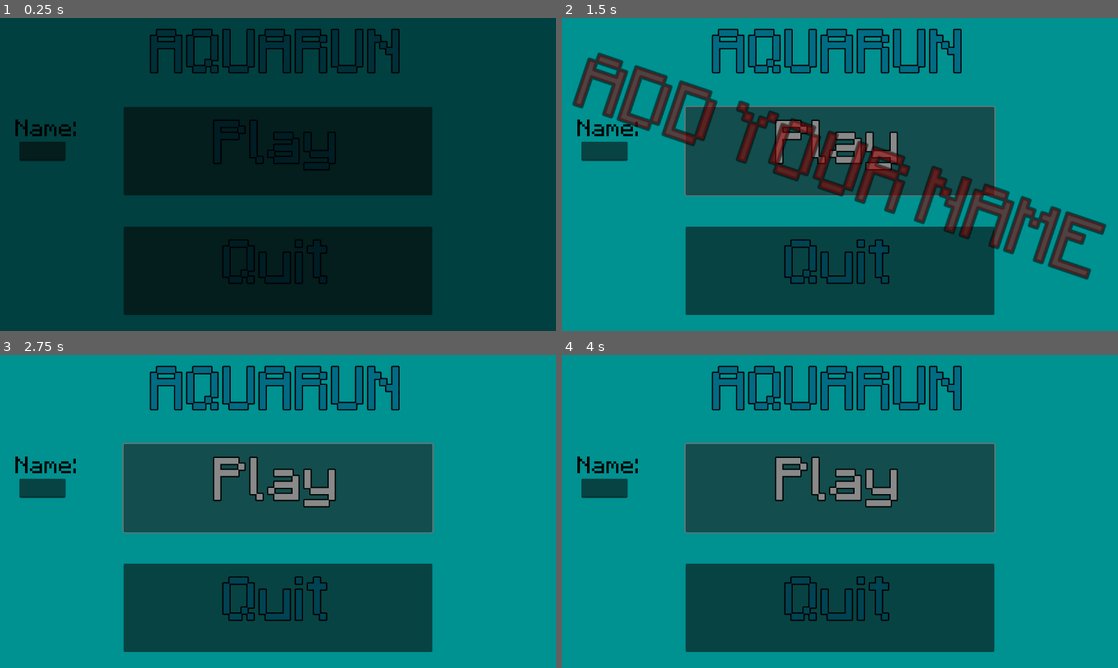
Above: before the commit, frames 1-4 (two rows, left to right).
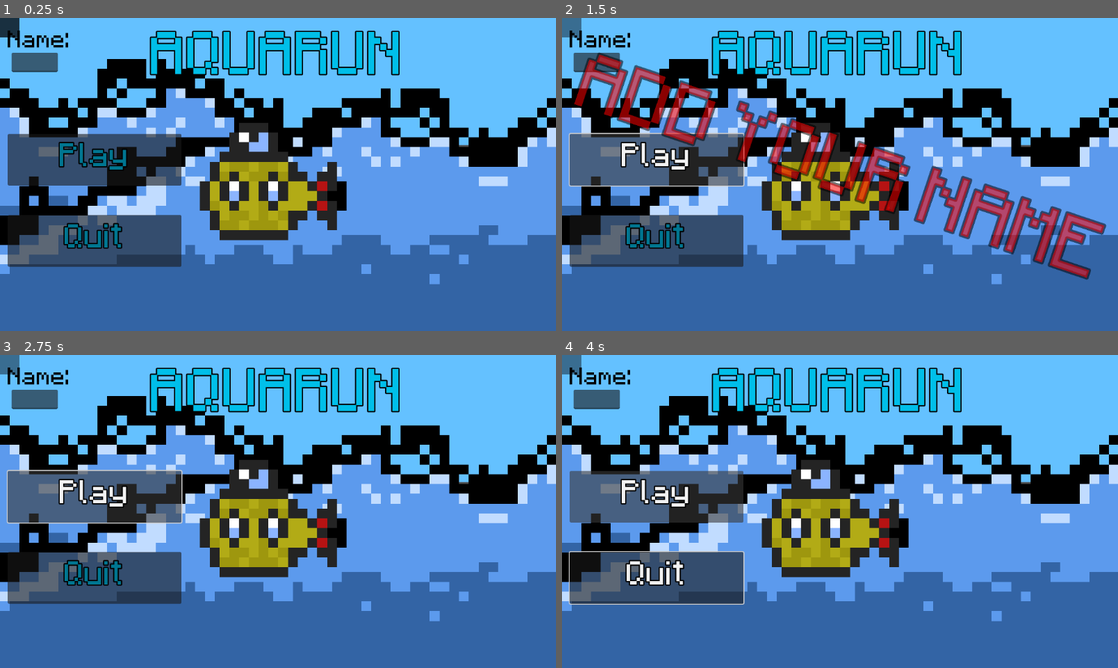
Above: after the commit, the same moments.

Repository: johntheman54321/Pixel-Game-Jam-2024
Game: Godot game, scene res://Scenes/main_menu/main_menu.tscn
The game is run twice, just before and just after one commit, with the same random seed, the same clock (stepped at 60 frames per second) and the same inputs.
Inputs:
- Up to frame 1 (0.25 s): no input
- Up to frame 2 (1.5 s): click "Play" at 0.5 s; click "Play" at 1.25 s
- Up to frame 3 (2.75 s): hold Right (ui_right) from 2.03 s (still down); hold R from 2.03 s (still down)
- Up to frame 4 (4 s): release Right (ui_right) at 2.78 s; release R at 2.78 s; hold Down (ui_down) 2.78-3.53 s; tap R at 2.85 s; hold Right (ui_right) from 3.53 s (still down); hold R from 3.53 s (still down)

The runs differ from the first frame. In frame 1, 98% of the frame differs, in the area x 0-100%, y 0-100%; in frame 2, 99%; in frame 3, 99%; in frame 4, 99%.

Commit message:
Finished parallax effect on main menu and changed a few animations and backgrounds

Diff:
--- a/Scenes/main_menu/main_menu.gd
+++ b/Scenes/main_menu/main_menu.gd
@@ -3,7 +3,7 @@
 var button_pressed = false
 
 func _ready():
-	$CanvasLayer/Label/LineEdit.text = Global.player_name
+	$CanvasLayer/AnimationContainer/Name/LineEdit.text = Global.player_name
 	$AnimationPlayer.play("Fade In")
 
 
@@ -12,12 +12,13 @@
 
 
 func _on_play_pressed():
-	if $CanvasLayer/Label/LineEdit.text != "" :
-		Global.player_name = $CanvasLayer/Label/LineEdit.text
+	print($CanvasLayer/AnimationContainer/Name/LineEdit.text)
+	if $CanvasLayer/AnimationContainer/Name/LineEdit.text != "" :
+		Global.player_name = $CanvasLayer/AnimationContainer/Name/LineEdit.text
 		if button_pressed == false:
 			$AnimationPlayer.play("Fade Out")
 		button_pressed = true
-		await get_tree().create_timer(1).timeout
+		await get_tree().create_timer($AnimationPlayer.current_animation_length).timeout
 		RenderingServer.set_default_clear_color(Color(0,0,0))
 		get_tree().change_scene_to_file("res://Scenes/map_selection/map_selection.tscn")
 	else:
@@ -26,6 +27,6 @@
 
 func _on_quit_pressed():
 	$AnimationPlayer.play("Fade Out")
-	await get_tree().create_timer(2).timeout
+	await get_tree().create_timer($AnimationPlayer.current_animation_length).timeout
 	button_pressed = true
 	get_tree().quit()
--- a/Scenes/main_menu/main_menu.tscn
+++ b/Scenes/main_menu/main_menu.tscn
@@ -1,14 +1,18 @@
-[gd_scene load_steps=8 format=3 uid="uid://s8bm2krcjn1b"]
+[gd_scene load_steps=12 format=3 uid="uid://s8bm2krcjn1b"]
 
 [ext_resource type="Script" path="res://Scenes/main_menu/main_menu.gd" id="1_okp7i"]
 [ext_resource type="FontFile" uid="uid://b2ujavy03cxpx" path="res://Fonts/Minecraftia-Regular.ttf" id="2_77myy"]
+[ext_resource type="Texture2D" uid="uid://bg4npvvpr0byx" path="res://Sprites/Main-menu/Parralax-1.png" id="3_3cph0"]
+[ext_resource type="Script" path="res://Scenes/main_menu/ParallaxBackground.gd" id="3_xej5k"]
+[ext_resource type="Texture2D" uid="uid://dyogis703o1ro" path="res://Sprites/Main-menu/Parralax-2.png" id="4_5rb5u"]
+[ext_resource type="Texture2D" uid="uid://dx3p1nuc2b8f3" path="res://Sprites/Main-menu/Parralax-3.png" id="5_tijwm"]
 
 [sub_resource type="Animation" id="Animation_gcog1"]
 resource_name = "Fade In"
 tracks/0/type = "value"
 tracks/0/imported = false
 tracks/0/enabled = true
-tracks/0/path = NodePath("CanvasLayer/ColorRect:modulate")
+tracks/0/path = NodePath("CanvasLayer/AnimationContainer/ColorRect:modulate")
 tracks/0/interp = 1
 tracks/0/loop_wrap = true
 tracks/0/keys = {
@@ -23,14 +27,26 @@
 tracks/0/type = "value"
 tracks/0/imported = false
 tracks/0/enabled = true
-tracks/0/path = NodePath("CanvasLayer/ColorRect:modulate")
-tracks/0/interp = 1
-tracks/0/loop_wrap = true
-tracks/0/keys = {
-"times": PackedFloat32Array(0, 1),
-"transitions": PackedFloat32Array(1, 1),
-"update": 0,
-"values": [Color(1, 1, 1, 0), Color(1, 1, 1, 1)]
+tracks/0/path = NodePath("ParallaxBackground:offset")
+tracks/0/interp = 1
+tracks/0/loop_wrap = true
+tracks/0/keys = {
+"times": PackedFloat32Array(0, 0.3, 1),
+"transitions": PackedFloat32Array(1, 1, 1),
+"update": 0,
+"values": [Vector2(0, 0), Vector2(0, 100), Vector2(0, -650)]
+}
+tracks/1/type = "value"
+tracks/1/imported = false
+tracks/1/enabled = true
+tracks/1/path = NodePath("CanvasLayer/AnimationContainer:position")
+tracks/1/interp = 1
+tracks/1/loop_wrap = true
+tracks/1/keys = {
+"times": PackedFloat32Array(0, 0.3, 1),
+"transitions": PackedFloat32Array(1, 1, 1),
+"update": 0,
+"values": [Vector2(0, 0), Vector2(0, 100), Vector2(0, -650)]
 }
 
 [sub_resource type="Animation" id="Animation_3o7uk"]
@@ -39,7 +55,7 @@
 tracks/0/type = "value"
 tracks/0/imported = false
 tracks/0/enabled = true
-tracks/0/path = NodePath("CanvasLayer/NOName:modulate")
+tracks/0/path = NodePath("CanvasLayer/AnimationContainer/NOName:modulate")
 tracks/0/interp = 1
 tracks/0/loop_wrap = true
 tracks/0/keys = {
@@ -54,7 +70,7 @@
 tracks/0/type = "value"
 tracks/0/imported = false
 tracks/0/enabled = true
-tracks/0/path = NodePath("CanvasLayer/ColorRect:modulate")
+tracks/0/path = NodePath("CanvasLayer/AnimationContainer/ColorRect:modulate")
 tracks/0/interp = 1
 tracks/0/loop_wrap = true
 tracks/0/keys = {
@@ -62,6 +78,30 @@
 "transitions": PackedFloat32Array(1),
 "update": 0,
 "values": [Color(1, 1, 1, 0)]
+}
+tracks/1/type = "value"
+tracks/1/imported = false
+tracks/1/enabled = true
+tracks/1/path = NodePath("ParallaxBackground:offset")
+tracks/1/interp = 1
+tracks/1/loop_wrap = true
+tracks/1/keys = {
+"times": PackedFloat32Array(0),
+"transitions": PackedFloat32Array(1),
+"update": 0,
+"values": [Vector2(0, 0)]
+}
+tracks/2/type = "value"
+tracks/2/imported = false
+tracks/2/enabled = true
+tracks/2/path = NodePath("CanvasLayer/AnimationContainer:position")
+tracks/2/interp = 1
+tracks/2/loop_wrap = true
+tracks/2/keys = {
+"times": PackedFloat32Array(0),
+"transitions": PackedFloat32Array(1),
+"update": 0,
+"values": [Vector2(0, 0)]
 }
 
 [sub_resource type="AnimationLibrary" id="AnimationLibrary_0xd17"]
@@ -75,55 +115,68 @@
 [node name="main_menu" type="Node2D"]
 script = ExtResource("1_okp7i")
 
-[node name="Play" type="Button" parent="."]
-offset_left = 256.0
-offset_top = 184.0
-offset_right = 896.0
-offset_bottom = 367.0
-theme_override_colors/font_color = Color(0, 0.463408, 0.569605, 1)
-theme_override_colors/font_outline_color = Color(0, 0, 0, 1)
-theme_override_constants/outline_size = 10
-theme_override_fonts/font = ExtResource("2_77myy")
-theme_override_font_sizes/font_size = 100
-text = "Play"
-
-[node name="Quit" type="Button" parent="."]
-offset_left = 256.0
-offset_top = 432.0
-offset_right = 896.0
-offset_bottom = 577.0
-theme_override_colors/font_color = Color(0, 0.463408, 0.569605, 1)
-theme_override_colors/font_outline_color = Color(0, 0, 0, 1)
-theme_override_constants/outline_size = 10
-theme_override_fonts/font = ExtResource("2_77myy")
-theme_override_font_sizes/font_size = 100
-text = "Quit"
-
-[node name="Title" type="Label" parent="."]
-offset_right = 1152.0
-offset_bottom = 128.0
-theme_override_colors/font_color = Color(0, 0.748136, 0.913787, 1)
-theme_override_colors/font_outline_color = Color(0, 0, 0, 1)
-theme_override_constants/outline_size = 10
-theme_override_fonts/font = ExtResource("2_77myy")
-theme_override_font_sizes/font_size = 100
-text = "AQUARUN"
-horizontal_alignment = 1
-vertical_alignment = 1
+[node name="ParallaxBackground" type="ParallaxBackground" parent="."]
+scale = Vector2(20.25, 20.25)
+transform = Transform2D(20.25, 0, 0, 20.25, 0, 0)
+script = ExtResource("3_xej5k")
+
+[node name="ColorRect2" type="ColorRect" parent="ParallaxBackground"]
+offset_top = -9.0
+offset_right = 57.0
+offset_bottom = 13.0
+color = Color(0.391925, 0.756112, 1, 1)
+
+[node name="ParallaxLayer3" type="ParallaxLayer" parent="ParallaxBackground"]
+position = Vector2(27.9637, 16.1975)
+motion_scale = Vector2(-0.4, -0.1)
+metadata/_edit_group_ = true
+
+[node name="Sprite2D" type="Sprite2D" parent="ParallaxBackground/ParallaxLayer3"]
+texture = ExtResource("5_tijwm")
+
+[node name="ParallaxLayer2" type="ParallaxLayer" parent="ParallaxBackground"]
+position = Vector2(27.9637, 16.1975)
+motion_scale = Vector2(4, 0.5)
+metadata/_edit_group_ = true
+
+[node name="Sprite2D" type="Sprite2D" parent="ParallaxBackground/ParallaxLayer2"]
+texture = ExtResource("4_5rb5u")
+
+[node name="ParallaxLayer" type="ParallaxLayer" parent="ParallaxBackground"]
+position = Vector2(27.9637, 16.1975)
+motion_scale = Vector2(2, 1.5)
+metadata/_edit_group_ = true
+
+[node name="Sprite2D" type="Sprite2D" parent="ParallaxBackground/ParallaxLayer"]
+texture = ExtResource("3_3cph0")
+
+[node name="ColorRect" type="ColorRect" parent="ParallaxBackground"]
+offset_left = -4.0
+offset_top = 32.0
+offset_right = 60.0
+offset_bottom = 65.0
+color = Color(0.2015, 0.39585, 0.65, 1)
 
 [node name="CanvasLayer" type="CanvasLayer" parent="."]
 
-[node name="Label" type="Label" parent="CanvasLayer"]
-offset_left = 32.0
-offset_top = 200.0
-offset_right = 170.0
-offset_bottom = 278.0
+[node name="AnimationContainer" type="Control" parent="CanvasLayer"]
+layout_mode = 3
+anchors_preset = 0
+offset_right = 40.0
+offset_bottom = 39.9999
+
+[node name="Name" type="Label" parent="CanvasLayer/AnimationContainer"]
+layout_mode = 0
+offset_left = 16.0
+offset_top = 16.0
+offset_right = 154.0
+offset_bottom = 94.0
 theme_override_colors/font_color = Color(0, 0, 0, 1)
 theme_override_fonts/font = ExtResource("2_77myy")
 theme_override_font_sizes/font_size = 40
 text = "Name:"
 
-[node name="LineEdit" type="LineEdit" parent="CanvasLayer/Label"]
+[node name="LineEdit" type="LineEdit" parent="CanvasLayer/AnimationContainer/Name"]
 layout_mode = 0
 offset_left = 8.0
 offset_top = 56.0
@@ -131,23 +184,10 @@
 offset_bottom = 96.0
 theme_override_fonts/font = ExtResource("2_77myy")
 
-[node name="NOName" type="Label" parent="CanvasLayer"]
-modulate = Color(1, 1, 1, 0)
-offset_left = 72.0
-offset_top = 40.0
-offset_right = 1224.0
-offset_bottom = 276.0
-rotation = 0.326377
-theme_override_colors/font_color = Color(1, 0, 0, 1)
-theme_override_colors/font_outline_color = Color(0, 0, 0, 1)
-theme_override_constants/outline_size = 15
-theme_override_fonts/font = ExtResource("2_77myy")
-theme_override_font_sizes/font_size = 130
-text = "ADD YOUR NAME"
-
-[node name="ColorRect" type="ColorRect" parent="CanvasLayer"]
+[node name="ColorRect" type="ColorRect" parent="CanvasLayer/AnimationContainer"]
 modulate = Color(1, 1, 1, 0)
 self_modulate = Color(0, 0, 0, 1)
+layout_mode = 1
 anchors_preset = 15
 anchor_right = 1.0
 anchor_bottom = 1.0
@@ -156,11 +196,65 @@
 mouse_filter = 2
 color = Color(0, 0, 0, 1)
 
+[node name="Play" type="Button" parent="CanvasLayer/AnimationContainer"]
+layout_mode = 0
+offset_left = 16.0
+offset_top = 240.0
+offset_right = 376.0
+offset_bottom = 347.0
+theme_override_colors/font_color = Color(0, 0.463408, 0.569605, 1)
+theme_override_colors/font_outline_color = Color(0, 0, 0, 1)
+theme_override_constants/outline_size = 10
+theme_override_fonts/font = ExtResource("2_77myy")
+theme_override_font_sizes/font_size = 55
+text = "Play"
+
+[node name="Quit" type="Button" parent="CanvasLayer/AnimationContainer"]
+layout_mode = 0
+offset_left = 16.0
+offset_top = 408.0
+offset_right = 376.0
+offset_bottom = 515.0
+theme_override_colors/font_color = Color(0, 0.463408, 0.569605, 1)
+theme_override_colors/font_outline_color = Color(0, 0, 0, 1)
+theme_override_constants/outline_size = 10
+theme_override_fonts/font = ExtResource("2_77myy")
+theme_override_font_sizes/font_size = 55
+text = "Quit"
+
+[node name="Title" type="Label" parent="CanvasLayer/AnimationContainer"]
+layout_mode = 0
+offset_right = 1152.0
+offset_bottom = 183.0
+theme_override_colors/font_color = Color(0, 0.748136, 0.913787, 1)
+theme_override_colors/font_outline_color = Color(0, 0, 0, 1)
+theme_override_constants/outline_size = 10
+theme_override_fonts/font = ExtResource("2_77myy")
+theme_override_font_sizes/font_size = 100
+text = "AQUARUN"
+horizontal_alignment = 1
+vertical_alignment = 1
+
+[node name="NOName" type="Label" parent="CanvasLayer/AnimationContainer"]
+modulate = Color(1, 1, 1, 0)
+layout_mode = 0
+offset_left = 72.0
+offset_top = 40.0
+offset_right = 1224.0
+offset_bottom = 276.0
+rotation = 0.326377
+theme_override_colors/font_color = Color(1, 0, 0, 1)
+theme_override_colors/font_outline_color = Color(0, 0, 0, 1)
+theme_override_constants/outline_size = 15
+theme_override_fonts/font = ExtResource("2_77myy")
+theme_override_font_sizes/font_size = 130
+text = "ADD YOUR NAME"
+
 [node name="AnimationPlayer" type="AnimationPlayer" parent="."]
 libraries = {
 "": SubResource("AnimationLibrary_0xd17")
 }
 autoplay = "Fade In"
 
-[connection signal="pressed" from="Play" to="." method="_on_play_pressed"]
-[connection signal="pressed" from="Quit" to="." method="_on_quit_pressed"]
+[connection signal="pressed" from="CanvasLayer/AnimationContainer/Play" to="." method="_on_play_pressed"]
+[connection signal="pressed" from="CanvasLayer/AnimationContainer/Quit" to="." method="_on_quit_pressed"]
--- a/Scenes/map_selection/map_selection.gd
+++ b/Scenes/map_selection/map_selection.gd
@@ -29,17 +29,14 @@
 func _on_map_2_pressed():
 	play_fade_out(2)
 
-
-
-
-
 func _on_back_pressed():
+	$AnimationPlayer.play("Back")
+	await get_tree().create_timer($AnimationPlayer.current_animation_length).timeout
 	get_tree().change_scene_to_file("res://Scenes/main_menu/main_menu.tscn")
 
 
 func _on_leaderboard_pressed():
 	$Leaderboard.show()
 
-
 func _on_close_pressed():
 	$Leaderboard.hide()
--- a/Scenes/map_selection/map_selection.tscn
+++ b/Scenes/map_selection/map_selection.tscn
@@ -1,9 +1,36 @@
-[gd_scene load_steps=8 format=3 uid="uid://ce2jro1mwr04s"]
+[gd_scene load_steps=9 format=3 uid="uid://ce2jro1mwr04s"]
 
 [ext_resource type="Script" path="res://Scenes/map_selection/map_selection.gd" id="1_77iun"]
 [ext_resource type="FontFile" uid="uid://b2ujavy03cxpx" path="res://Fonts/Minecraftia-Regular.ttf" id="1_ogesc"]
 [ext_resource type="PackedScene" uid="uid://dgygkbtm0burn" path="res://addons/quiver_leaderboards/leaderboard_ui.tscn" id="3_ul78g"]
 
+[sub_resource type="Animation" id="Animation_de38n"]
+resource_name = "Back"
+tracks/0/type = "value"
+tracks/0/imported = false
+tracks/0/enabled = true
+tracks/0/path = NodePath("Title:position")
+tracks/0/interp = 1
+tracks/0/loop_wrap = true
+tracks/0/keys = {
+"times": PackedFloat32Array(0, 0.3, 1),
+"transitions": PackedFloat32Array(1, 1, 1),
+"update": 0,
+"values": [Vector2(0, 0), Vector2(0, -100), Vector2(0, 650)]
+}
+tracks/1/type = "value"
+tracks/1/imported = false
+tracks/1/enabled = true
+tracks/1/path = NodePath("Control:position")
+tracks/1/interp = 1
+tracks/1/loop_wrap = true
+tracks/1/keys = {
+"times": PackedFloat32Array(0, 0.3, 1),
+"transitions": PackedFloat32Array(1, 1, 1),
+"update": 0,
+"values": [Vector2(0, 272), Vector2(0, 172), Vector2(0, 922)]
+}
+
 [sub_resource type="Animation" id="Animation_q1ys4"]
 resource_name = "Fade In"
 tracks/0/type = "value"
@@ -36,9 +63,34 @@
 
 [sub_resource type="Animation" id="Animation_7veqb"]
 length = 0.001
+tracks/0/type = "value"
+tracks/0/imported = false
+tracks/0/enabled = true
+tracks/0/path = NodePath("Title:position")
+tracks/0/interp = 1
+tracks/0/loop_wrap = true
+tracks/0/keys = {
+"times": PackedFloat32Array(0),
+"transitions": PackedFloat32Array(1),
+"update": 0,
+"values": [Vector2(0, -0.085)]
+}
+tracks/1/type = "value"
+tracks/1/imported = false
+tracks/1/enabled = true
+tracks/1/path = NodePath("Control:position")
+tracks/1/interp = 1
+tracks/1/loop_wrap = true
+tracks/1/keys = {
+"times": PackedFloat32Array(0),
+"transitions": PackedFloat32Array(1),
+"update": 0,
+"values": [Vector2(0, 272)]
+}
 
 [sub_resource type="AnimationLibrary" id="AnimationLibrary_wtgx0"]
 _data = {
+"Back": SubResource("Animation_de38n"),
 "Fade In": SubResource("Animation_q1ys4"),
 "Fade Out": SubResource("Animation_c6gxk"),
 "RESET": SubResource("Animation_7veqb")
@@ -47,21 +99,27 @@
 [node name="MapSelection" type="Node2D"]
 script = ExtResource("1_77iun")
 
+[node name="ColorRect" type="ColorRect" parent="."]
+offset_right = 1152.0
+offset_bottom = 648.0
+color = Color(0.2015, 0.39585, 0.65, 1)
+
 [node name="CanvasLayer" type="CanvasLayer" parent="."]
 
 [node name="ColorRect" type="ColorRect" parent="CanvasLayer"]
-modulate = Color(1, 1, 1, 0)
+modulate = Color(0, 0, 0, 0)
 anchors_preset = 15
 anchor_right = 1.0
 anchor_bottom = 1.0
 grow_horizontal = 2
 grow_vertical = 2
 mouse_filter = 2
-color = Color(0, 0, 0, 1)
+color = Color(0.2015, 0.39585, 0.65, 1)
 
 [node name="Title" type="Label" parent="."]
-offset_right = 1152.0
-offset_bottom = 128.0
+offset_top = -0.085
+offset_right = 1152.0
+offset_bottom = 182.915
 theme_override_colors/font_color = Color(0, 0.748136, 0.913787, 1)
 theme_override_colors/font_outline_color = Color(0, 0, 0, 1)
 theme_override_constants/outline_size = 10
--- a/project.godot
+++ b/project.godot
@@ -75,6 +75,6 @@
 
 [rendering]
 
+textures/canvas_textures/default_texture_filter=0
 renderer/rendering_method="gl_compatibility"
 renderer/rendering_method.mobile="gl_compatibility"
-environment/defaults/default_clear_color=Color(0, 1, 1, 1)
Not shown: 1 places in Scenes/map_selection/map_selection.tscn that only renumber resources
